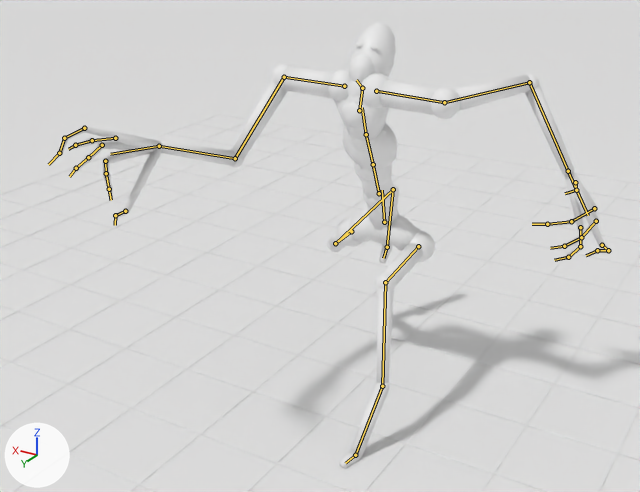
The Blender file tools/level1_entity/out/blend/entity_motion.blend: old version first, new version second.
Rendered twice from a 50 mm camera at (-8.6, 16.6, 3.45) aimed at (0.08, 2.12, -3.79). Every picture has the same lights, and +X, +Y and +Z are marked at lower left. The first picture is the older version. Both versions are drawn at frame 44 of the action 'Lunge_Land'; the numbers are the values there. The bones that change, and the others that lie on the model, are drawn over the model as lines.

In view in the first picture: 'Entity_Capsule_Preview_NOT_REAL_MESH', 'FLOOR_UP_REFERENCE', 'Floor_grid_2_studs'.
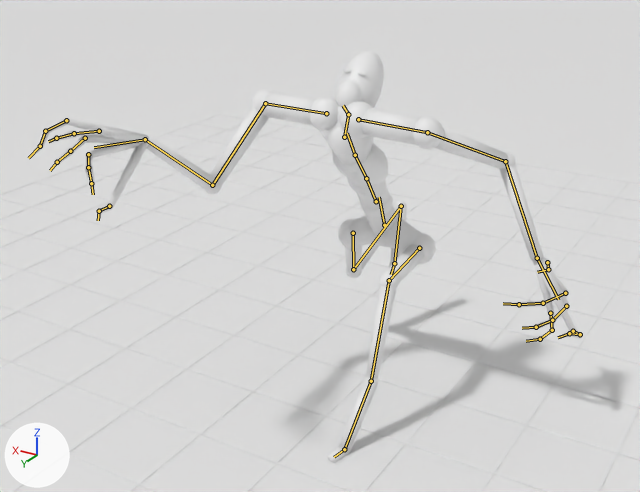
Changed parts and their boxes [x1, y1, x2, y2] in the pictures (640 x 492 px):
'Entity_Capsule_Preview_NOT_REAL_MESH', posed (8% shorter)
    before: [49, 22, 611, 469]
    after: [29, 50, 583, 463]
bone 'Hips', root to tip
    before: (384, 222) to (382, 190)
    after: (384, 225) to (379, 197)
bone 'RightUpLeg', root to tip
    before: (351, 231) to (335, 243)
    after: (353, 233) to (353, 269)
bone 'RightLeg', root to tip
    before: (335, 243) to (393, 189)
    after: (353, 269) to (401, 206)
bone 'RightFoot', root to tip
    before: (393, 189) to (387, 247)
    after: (401, 206) to (394, 263)
bone 'LeftUpLeg', root to tip
    before: (418, 246) to (385, 282)
    after: (419, 248) to (389, 280)
bone 'LeftLeg', root to tip
    before: (385, 282) to (382, 386)
    after: (389, 280) to (371, 381)
bone 'LeftFoot', root to tip
    before: (382, 386) to (355, 455)
    after: (371, 381) to (344, 449)
bone 'Spine02', root to tip
    before: (379, 193) to (373, 164)
    after: (376, 201) to (366, 178)
bone 'Spine01', root to tip
    before: (373, 164) to (366, 134)
    after: (366, 178) to (355, 155)
bone 'Spine', root to tip
    before: (366, 134) to (362, 107)
    after: (355, 155) to (347, 133)
bone 'RightArm', root to tip
    before: (284, 77) to (235, 158)
    after: (265, 103) to (212, 185)
bone 'RightForeArm', root to tip
    before: (235, 158) to (159, 146)
    after: (212, 185) to (145, 139)
bone 'RightHand', root to tip
    before: (159, 146) to (110, 154)
    after: (145, 139) to (94, 147)
bone 'LeftArm', root to tip
    before: (444, 102) to (529, 82)
    after: (427, 132) to (505, 161)
bone 'LeftForeArm', root to tip
    before: (529, 82) to (568, 171)
    after: (505, 161) to (537, 258)
bone 'LeftHand', root to tip
    before: (568, 171) to (588, 215)
    after: (537, 258) to (558, 299)
bone 'neck', root to tip
    before: (359, 110) to (362, 88)
    after: (344, 137) to (348, 114)

Diff of the bpy script that builds the scene:
```diff
--- a/tools/level1_entity/out/blend/entity_motion.blend.py
+++ b/tools/level1_entity/out/blend/entity_motion.blend.py
@@ bone_hips @@
 bone_hips = bpy.data.objects['Entity_Studio_Rig'].pose.bones['Hips']  # child of 'Root'
-bone_hips.location = (0.03, -1.35, -0.08)
-bone_hips.rotation_quaternion = (0.997, -0.07, 0.0, -0.021)  # degrees (-8, 0, -2)
+bone_hips.location = (0.03, -1.43, -0.1)
+bone_hips.rotation_quaternion = (0.987, -0.151, 0.0, -0.045)  # degrees (-17, -1, -5)
@@ bone_rightupleg @@
 bone_rightupleg = bpy.data.objects['Entity_Studio_Rig'].pose.bones['RightUpLeg']  # child of 'Hips'
-bone_rightupleg.rotation_quaternion = (0.908, -0.295, -0.109, -0.279)  # degrees (-31, -21, -28)
+bone_rightupleg.rotation_quaternion = (0.978, -0.167, -0.118, -0.043)  # degrees (-19, -14, -3)
@@ bone_rightleg @@
 bone_rightleg = bpy.data.objects['Entity_Studio_Rig'].pose.bones['RightLeg']  # child of 'RightUpLeg'
-bone_rightleg.rotation_quaternion = (0.825, -0.545, 0.0, 0.146)  # degrees (-66, 9, 14)
+bone_rightleg.rotation_quaternion = (0.784, -0.6, 0.0, 0.16)  # degrees (-73, 11, 15)
@@ bone_rightfoot @@
 bone_rightfoot = bpy.data.objects['Entity_Studio_Rig'].pose.bones['RightFoot']  # child of 'RightLeg'
-bone_rightfoot.rotation_quaternion = (0.721, 0.619, -0.262, 0.168)  # degrees (83, -36, -6)
+bone_rightfoot.rotation_quaternion = (0.74, 0.631, -0.227, -0.059)  # degrees (84, -15, -23)
@@ bone_leftupleg @@
 bone_leftupleg = bpy.data.objects['Entity_Studio_Rig'].pose.bones['LeftUpLeg']  # child of 'Hips'
-bone_leftupleg.rotation_quaternion = (0.724, 0.68, 0.113, -0.019)  # degrees (87, 11, 7)
+bone_leftupleg.rotation_quaternion = (0.653, 0.754, 0.005, -0.071)  # degrees (98, 7, -5)
@@ bone_leftleg @@
 bone_leftleg = bpy.data.objects['Entity_Studio_Rig'].pose.bones['LeftLeg']  # child of 'LeftUpLeg'
-bone_leftleg.rotation_quaternion = (0.936, -0.339, 0.0, -0.091)  # degrees (-40, -4, -10)
+bone_leftleg.rotation_quaternion = (0.925, -0.368, 0.0, -0.098)  # degrees (-43, -4, -11)
@@ bone_leftfoot @@
 bone_leftfoot = bpy.data.objects['Entity_Studio_Rig'].pose.bones['LeftFoot']  # child of 'LeftLeg'
-bone_leftfoot.rotation_quaternion = (0.922, -0.363, -0.135, 0.003)  # degrees (-44, -14, 6)
+bone_leftfoot.rotation_quaternion = (0.92, -0.39, -0.04, 0.031)  # degrees (-46, -3, 5)
@@ bone_spine02 @@
 bone_spine02 = bpy.data.objects['Entity_Studio_Rig'].pose.bones['Spine02']  # child of 'Hips'
-bone_spine02.rotation_quaternion = (1.0, -0.017, 0.0, 0.0)  # degrees (-2, 0, 0)
+bone_spine02.rotation_quaternion = (0.999, -0.037, 0.0, -0.001)  # degrees (-4, 0, 0)
@@ bone_spine01 @@
 bone_spine01 = bpy.data.objects['Entity_Studio_Rig'].pose.bones['Spine01']  # child of 'Spine02'
-bone_spine01.rotation_quaternion = (1.0, -0.011, 0.0, 0.0)  # degrees (-1, 0, 0)
+bone_spine01.rotation_quaternion = (1.0, -0.023, 0.0, -0.001)  # degrees (-3, 0, 0)
@@ bone_spine @@
 bone_spine = bpy.data.objects['Entity_Studio_Rig'].pose.bones['Spine']  # child of 'Spine01'
-bone_spine.rotation_quaternion = (0.999, -0.006, -0.033, -0.01)  # degrees (-1, -4, -1)
+bone_spine.rotation_quaternion = (0.999, -0.014, -0.03, -0.017)  # degrees (-2, -3, -2)
@@ bone_rightarm @@
 bone_rightarm = bpy.data.objects['Entity_Studio_Rig'].pose.bones['RightArm']  # child of 'RightShoulder'
-bone_rightarm.rotation_quaternion = (0.869, 0.376, 0.243, 0.214)  # degrees (52, 15, 35)
+bone_rightarm.rotation_quaternion = (0.769, 0.478, 0.3, 0.299)  # degrees (68, 10, 49)
@@ bone_rightforearm @@
 bone_rightforearm = bpy.data.objects['Entity_Studio_Rig'].pose.bones['RightForeArm']  # child of 'RightArm'
-bone_rightforearm.rotation_quaternion = (0.9, 0.397, 0.0, 0.182)  # degrees (46, -8, 19)
+bone_rightforearm.rotation_quaternion = (0.833, 0.503, 0.0, 0.231)  # degrees (60, -13, 23)
@@ bone_righthand @@
 bone_righthand = bpy.data.objects['Entity_Studio_Rig'].pose.bones['RightHand']  # child of 'RightForeArm'
-bone_righthand.rotation_quaternion = (0.919, -0.077, -0.374, 0.093)  # degrees (-17, -42, 18)
+bone_righthand.rotation_quaternion = (0.897, -0.24, -0.341, 0.145)  # degrees (-39, -33, 30)
@@ bone_leftarm @@
 bone_leftarm = bpy.data.objects['Entity_Studio_Rig'].pose.bones['LeftArm']  # child of 'LeftShoulder'
-bone_leftarm.rotation_quaternion = (0.851, -0.386, 0.053, 0.353)  # degrees (-42, 21, 37)
+bone_leftarm.rotation_quaternion = (0.978, -0.115, -0.088, 0.151)  # degrees (-15, -8, 19)
@@ bone_leftforearm @@
 bone_leftforearm = bpy.data.objects['Entity_Studio_Rig'].pose.bones['LeftForeArm']  # child of 'LeftArm'
-bone_leftforearm.rotation_quaternion = (0.926, 0.344, 0.0, -0.158)  # degrees (40, 6, -17)
+bone_leftforearm.rotation_quaternion = (0.966, 0.235, 0.0, -0.108)  # degrees (27, 3, -12)
@@ bone_lefthand @@
 bone_lefthand = bpy.data.objects['Entity_Studio_Rig'].pose.bones['LeftHand']  # child of 'LeftForeArm'
-bone_lefthand.rotation_quaternion = (0.955, -0.136, 0.255, -0.073)  # degrees (-20, 28, -14)
+bone_lefthand.rotation_quaternion = (0.9, -0.266, 0.33, -0.104)  # degrees (-41, 33, -25)
@@ bone_neck @@
 bone_neck = bpy.data.objects['Entity_Studio_Rig'].pose.bones['neck']  # child of 'Spine'
-bone_neck.rotation_quaternion = (0.939, 0.341, 0.031, 0.019)  # degrees (40, 3, 3)
+bone_neck.rotation_quaternion = (0.864, 0.501, 0.03, 0.029)  # degrees (60, 1, 5)
```
